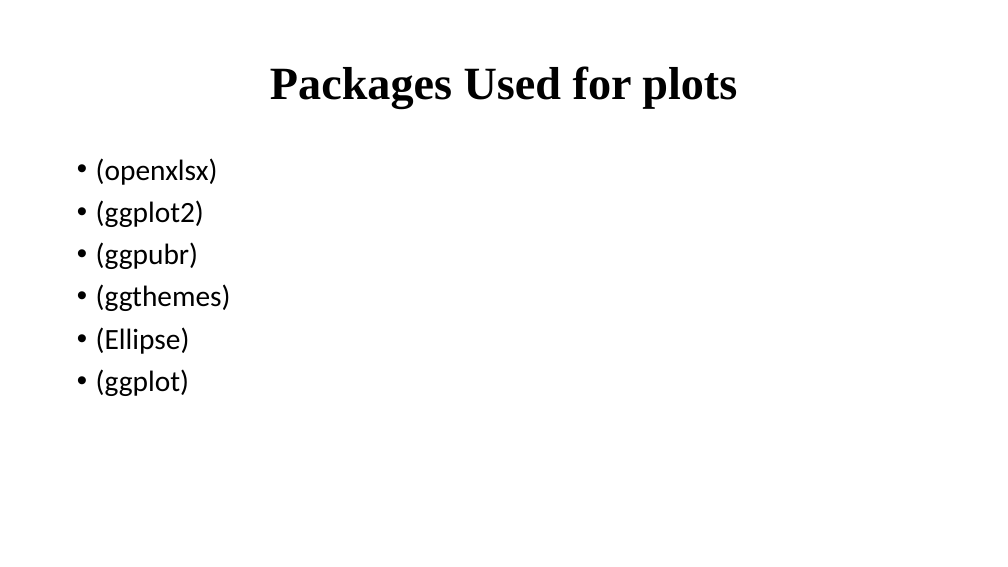
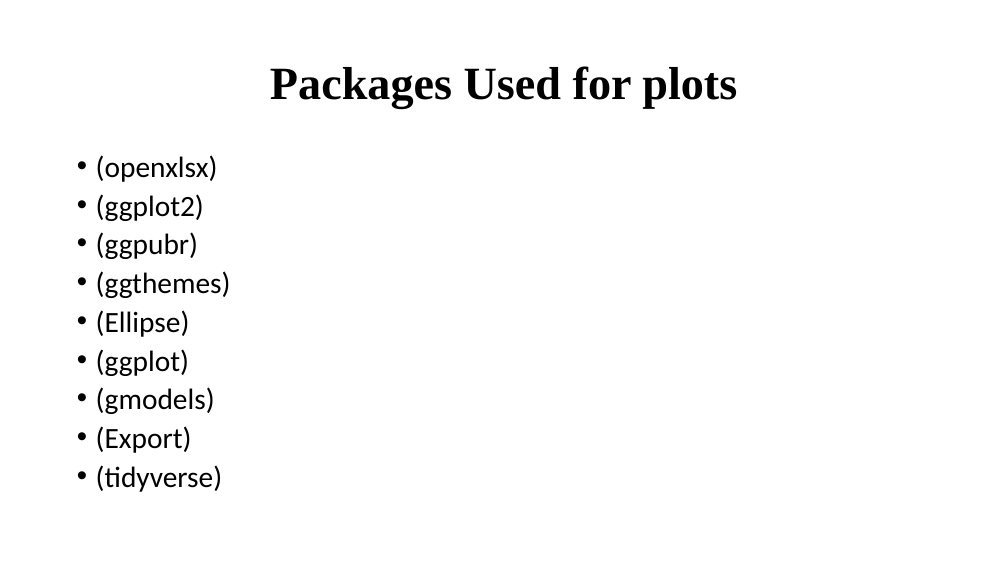
Before and after one commit to AlondraDelmar/BIOS967_Torres, a slide deck: slide 3 of data/last presentation.pptx. Drawn at 1008x567 pixels with LibreOffice and Linux fonts; fonts in the diff are those of the drawing. Boxes give left, top, right and bottom in pixels: in the first picture for what was removed or moved away, otherwise in the second. Text is boxed around its words. In the diff, an @@ line names an element or a change of style, - is before the commit and + after.

Commit message:
new file

```diff
--- a/data/last presentation.pptx
+++ b/data/last presentation.pptx
@@ text at bbox=[96, 155, 231, 376]: line spacing 0.9 to 0.8 @@
@@ text at bbox=[96, 387, 222, 492]: paragraphs added @@
+• (gmodels)
+• (Export)
+• (tidyverse)
```
